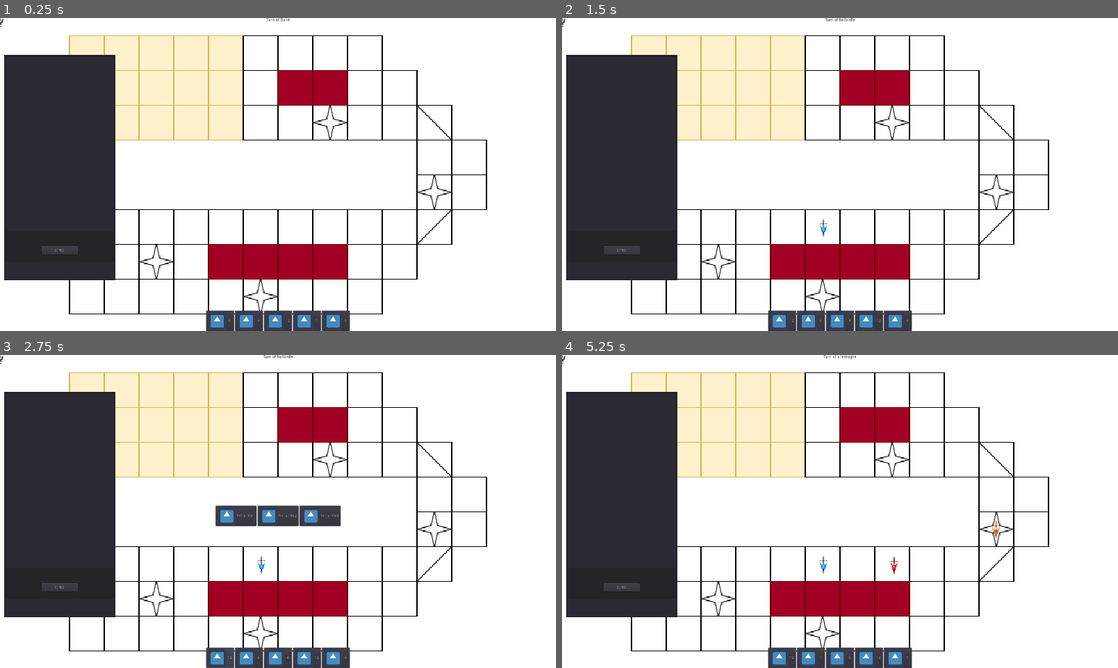
Above: before the commit, frames 1-4 (two rows, left to right).
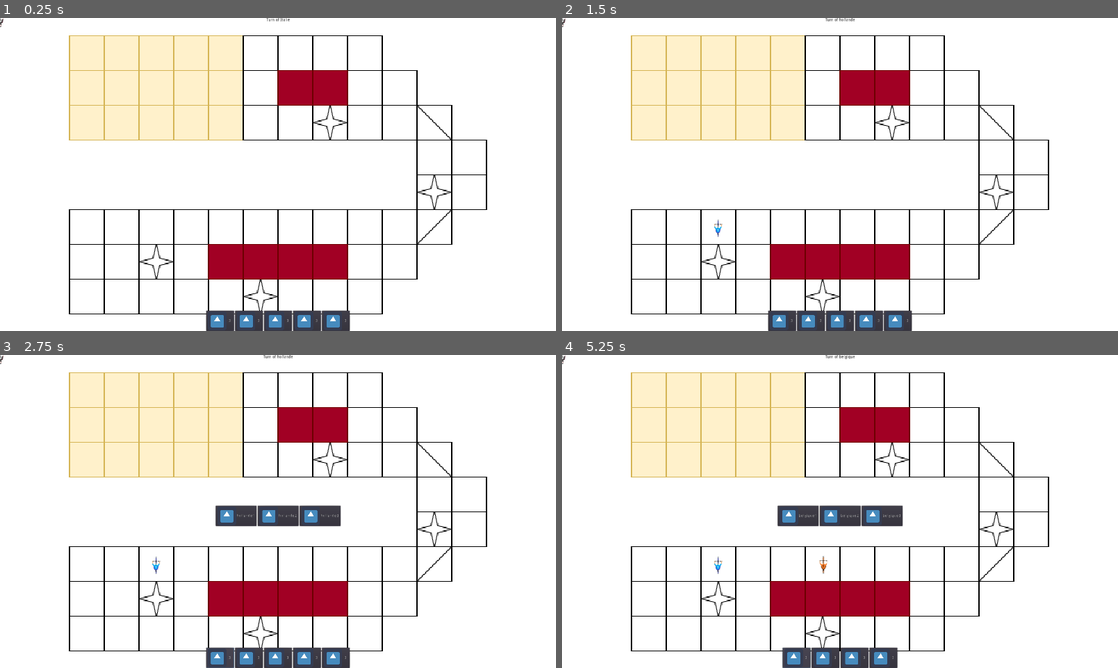
Above: after the commit, the same moments.

Repository: abarbieux/TIA-Prolog-Project
Game: Godot game, scene res://Main.tscn
Two runs of this game, one before a commit and one after it. Both use one fixed random seed, a clock stepped at 60 frames per second and the inputs below. The engine's default icon, where the game draws it, is replaced by a stand-in: a white triangle on a blue panel in a dark square.
Inputs (mouse positions are in pixels of both pictures, inside the frame that each line leads up to):
- Up to frame 1 (0.25 s): no input
- Up to frame 2 (1.5 s): click (784, 321) at 0.5 s, where only the run before the commit has a clickable "6"; click "italie1" at 1.25 s
- Up to frame 3 (2.75 s): click (222, 658) at 2 s, where only the run before the commit has a clickable "12"
- Up to frame 4 (5.25 s): click "hollande1" at 2.75 s; click (784, 658) at 3.5 s, where only the run before the commit has a clickable "8"; click (795, 514) at 4.25 s, where only the run before the commit has a clickable "belgique1"; click (795, 658) at 5 s, where only the run after the commit has a clickable "3"

The runs differ from the first frame. In frame 1, 14% of the frame differs, in the area x 0-63%, y 11-98%; in frame 2, 14%; in frame 3, 14%; in frame 4, 17%, in the area x 0-79%, y 0-100%.

Commit message:
Add fall and question_case

Diff:
--- a/Main.gd
+++ b/Main.gd
@@ -16,6 +16,7 @@
 
 var _Deck : Deck
 signal Change_turn(Team)
+var Turn_already_past : bool = false
 
 # Called when the node enters the scene tree for the first time.
 func _ready() -> void:
@@ -70,9 +71,8 @@
 
 	player_selected.position = _path.get_child(player_selected.CurrentCase.y).curve.get_point_position(player_selected.CurrentCase.x)
 
-#	if _A_Star.Chemins[New_Pos[1]][New_Pos[0]] == 2 :
-#		print("here")
-#		Question_Mark_Case(index,value)
+	if _A_Star.Chemins[New_Pos[1]][New_Pos[0]] == 2 :
+		Question_Mark_Case(index,value)
 
 	for child in $Current_Cards.get_children():
 		child.queue_free()
@@ -80,15 +80,15 @@
 	_Deck._cards.append(value)
 	_Deck.Empty_Deck_check()
 
-	_country_turn_index += 1
-	if _country_turn_index > Countries.size() - 1:
-		_country_turn_index = 0
-	emit_signal("Change_turn",Countries[_country_turn_index])
+	if Turn_already_past == false:
+		Turn_already_past = true
+		Pass_Turn()
 	Display_deck_button()
 
 
 
 func choose_player(value, index):
+	Turn_already_past = false
 	for kids in $ChoosePlayer.get_children() :
 		kids.queue_free()
 	var cyclistes_movable : Array = select_last_cyclist_movable(Countries[_country_turn_index])
@@ -119,26 +119,25 @@
 	for Teamate in Team_list:
 		player_selected = Teamate
 		var Place : Vector2 = player_selected.CurrentCase
-		if Place.x < Last :
-			for carte in _Deck.Deck_Carte_Player[_country_turn_index]:
-				if Get_All_Path_Available(carte).size() != 0:
-					Last = Place.x
-					chosen_teamates = [Teamate]
-					break
-		elif Place.x == Last :
-			for carte in _Deck.Deck_Carte_Player[_country_turn_index]:
-				if Get_All_Path_Available(carte).size() != 0:
-					chosen_teamates.append(Teamate)
-					break
+		if player_selected.Fall == false :
+			if Place.x < Last :
+				for carte in _Deck.Deck_Carte_Player[_country_turn_index]:
+					if Get_All_Path_Available(carte).size() != 0:
+						Last = Place.x
+						chosen_teamates = [Teamate]
+						break
+			elif Place.x == Last :
+				for carte in _Deck.Deck_Carte_Player[_country_turn_index]:
+					if Get_All_Path_Available(carte).size() != 0:
+						chosen_teamates.append(Teamate)
+						break
 	if chosen_teamates != []:
 		return chosen_teamates
 	$PassTour.show()
-	_country_turn_index += 1
-	if _country_turn_index > Countries.size() - 1:
-		_country_turn_index = 0
+
 	for child in $Current_Cards.get_children():
 		child.queue_free()
-	emit_signal("Change_turn",Countries[_country_turn_index])
+	Pass_Turn()
 
 	Display_deck_button()
 	return []
@@ -170,43 +169,76 @@
 
 func Question_Mark_Case(index,value) :
 	var surprise_movment: int = randi() % 7 - 3
+	surprise_movment = 3
+	if surprise_movment == 0 :
+		return
 	var New_pos : Vector2 = player_selected.CurrentCase + Vector2(surprise_movment,0)
+	var Occupied_List : Array = []
 
 	var _clamp = clamp(player_selected.CurrentCase.x + value,0, _A_Star.CheminA.size()-1)
 	for Chemin_Chosen in _A_Star.Chemins.size():
 		if _A_Star.Chemins[Chemin_Chosen][_clamp] == 0 || _A_Star.Chemins[Chemin_Chosen][_clamp] == 2:
-			var Best_Path:Array = _A_Star._get_path(player_selected.CurrentCase, Vector2(_clamp, Chemin_Chosen))
-			var New_Pos : Vector2 = Best_Path[-1]
+			var Check_player_already_here = false
+			for cycliste in _Players:
+				if Vector2(_clamp, Chemin_Chosen) == cycliste.CurrentCase :
+					Check_player_already_here = true
+					Occupied_List.append(cycliste)
+
+			if !Check_player_already_here:
+				var Best_Path:Array = _A_Star._get_path(player_selected.CurrentCase, Vector2(_clamp, Chemin_Chosen))
+				if Best_Path != []:
+					var New_Pos : Vector2 = Best_Path[-1]
+					MovePlayer(New_Pos, index,value)
+					print("succes")
+					return
+			else :
+				print("deja la" , player_selected, player_selected.CurrentCase)
+	Occupied_List.append(player_selected)
+	print(Occupied_List,"Occupied_List")
+	fall(Occupied_List)
+
+#	var _clamp = clamp(player_selected.CurrentCase.x + value,0, _A_Star.CheminA.size()-1)
+#	for Chemin_Chosen in _A_Star.Chemins.size():
+#		if _A_Star.Chemins[Chemin_Chosen][_clamp] == 0 || _A_Star.Chemins[Chemin_Chosen][_clamp] == 2:
+#			var Best_Path:Array = _A_Star._get_path(player_selected.CurrentCase, Vector2(_clamp, Chemin_Chosen))
+#			var New_Pos : Vector2 = Best_Path[-1]
 	# attention le chemin retourner peut etre vide -> prendre en compte le cas du crash
 
 
-	check_neighbor(New_pos)
-	player_selected.CurrentCase = New_pos
-	player_selected.position = _path.get_child(player_selected.CurrentCase.y).curve.get_point_position(player_selected.CurrentCase.x)
-	print("player.CurrentCase",player_selected.CurrentCase)
-	print("player_selected.position ", _path.get_child(player_selected.CurrentCase.y).curve.get_point_position(player_selected.CurrentCase.x))
-
-
-func fall():
-	pass
-
-func check_neighbor(New_pos):
-	for player in _Players :
-		if player.CurrentCase == New_pos :
-			print("player.CurrentCase == New_pos", _A_Star.Chemins[New_pos[1]][New_pos[0]+1])
-			if _A_Star.Chemins[New_pos[1]][New_pos[0]+1] == 1:
-				print("fall")
-				fall()
-				return
-			else :
-				check_neighbor(Vector2(New_pos[0], New_pos[1]+1))
-				print("new-pos",New_pos)
-				print("new-pos2",Vector2(New_pos[0], New_pos[1]+1))
-				player.CurrentCase = Vector2(New_pos[0], New_pos[1]+1)
-				player.position = _path.get_child(player.CurrentCase.y).curve.get_point_position(player.CurrentCase.x)
-				print("player.CurrentCase",player.CurrentCase)
-				print("player_selected.position ", _path.get_child(player.CurrentCase.y).curve.get_point_position(player.CurrentCase.x))
-				break
+#	check_neighbor(New_pos)
+#	player_selected.CurrentCase = New_pos
+#	player_selected.position = _path.get_child(player_selected.CurrentCase.y).curve.get_point_position(player_selected.CurrentCase.x)
+#	print("player.CurrentCase",player_selected.CurrentCase)
+#	print("player_selected.position ", _path.get_child(player_selected.CurrentCase.y).curve.get_point_position(player_selected.CurrentCase.x))
+
+
+func fall(To_fall : Array):
+	print("fall")
+	var fall_case_x =  To_fall[0].CurrentCase.x
+	for Cyclist in To_fall :
+		Cyclist.Fall = true
+		Cyclist.Counter_Fall = 4
+		Cyclist.CurrentCase = Vector2(fall_case_x,_A_Star.Chemins.size()-1)
+		Cyclist.position = _path.get_child(Cyclist.CurrentCase.y).curve.get_point_position(Cyclist.CurrentCase.x)
+		print(Cyclist)
+
+#func check_neighbor(New_pos):
+#	for player in _Players :
+#		if player.CurrentCase == New_pos :
+#			print("player.CurrentCase == New_pos", _A_Star.Chemins[New_pos[1]][New_pos[0]+1])
+#			if _A_Star.Chemins[New_pos[1]][New_pos[0]+1] == 1:
+#				print("fall")
+#				fall(_Players) #juste pour eviter l'erreur à changer
+#				return
+#			else :
+#				check_neighbor(Vector2(New_pos[0], New_pos[1]+1))
+#				print("new-pos",New_pos)
+#				print("new-pos2",Vector2(New_pos[0], New_pos[1]+1))
+#				player.CurrentCase = Vector2(New_pos[0], New_pos[1]+1)
+#				player.position = _path.get_child(player.CurrentCase.y).curve.get_point_position(player.CurrentCase.x)
+#				print("player.CurrentCase",player.CurrentCase)
+#				print("player_selected.position ", _path.get_child(player.CurrentCase.y).curve.get_point_position(player.CurrentCase.x))
+#				break
 func Get_All_Path_Available(value):
 	var _clamp = clamp(player_selected.CurrentCase.x + value,0, _A_Star.CheminA.size()-1)
 	for Chemin_Chosen in _A_Star.Chemins.size():
@@ -231,3 +263,18 @@
 func _notification(what):
 	if what == MainLoop.NOTIFICATION_WM_QUIT_REQUEST:
 		OS.execute("taskkill", ["/im", "swipl.exe", "/F"], false)
+
+func Pass_Turn():
+	for player in _Players:
+		if player.Counter_Fall != 0:
+			player.Counter_Fall -= 1
+			if  player.Counter_Fall == 0 :
+				player.Fall = false
+
+
+			print("player.Counter_Fall",player.Counter_Fall,player)
+
+	_country_turn_index += 1
+	if _country_turn_index > Countries.size() - 1:
+		_country_turn_index = 0
+	emit_signal("Change_turn",Countries[_country_turn_index])
--- a/Main.tscn
+++ b/Main.tscn
@@ -18,6 +18,11 @@
 [sub_resource type="Curve2D" id=3]
 _data = {
 "points": PoolVector2Array( 0, 0, 0, 0, 174, 963, 0, 0, 0, 0, 285, 961, 0, 0, 0, 0, 412, 961, 0, 0, 0, 0, 526, 963, 0,  …(471 unchanged characters)…
+}
+
+[sub_resource type="Curve2D" id=4]
+_data = {
+"points": PoolVector2Array( 0, 0, 0, 0, 189, 1022, 0, 0, 0, 0, 301, 1030, 0, 0, 0, 0, 404, 1030, 0, 0, 0, 0, 520, 1030, 0, 0, 0, 0, 673, 1032, 0, 0, 0, 0, 770, 1037, 0, 0, 0, 0, 893, 1037, 0, 0, 0, 0, 1001, 1037, 0, 0, 0, 0, 1121, 1037, 0, 0, 0, 0, 1255, 1039, 0, 0, 0, 0, 1384, 961, 0, 0, 0, 0, 1506, 857, 0, 0, 0, 0, 1710, 606, 0, 0, 0, 0, 1710, 464, 0, 0, 0, 0, 1521, 264, 0, 0, 0, 0, 1384, 121, 0, 0, 0, 0, 1252, 24, 0, 0, 0, 0, 1135, 24, 0, 0, 0, 0, 1055, 24, 0, 0, 0, 0, 897, 32, 0, 0, 0, 0, 784, 26, 0, 0, 0, 0, 641, 35, 0, 0, 0, 0, 541, 32, 0, 0, 0, 0, 435, 28, 0, 0, 0, 0, 295, 26 )
 }
 
 [node name="Main" type="Control"]
@@ -53,6 +58,9 @@
 
 [node name="C" type="Path2D" parent="Paths"]
 curve = SubResource( 3 )
+
+[node name="D" type="Path2D" parent="Paths"]
+curve = SubResource( 4 )
 
 [node name="Italie_Info" type="VBoxContainer" parent="."]
 anchor_left = 1.0
@@ -152,6 +160,7 @@
 Votre tour va être passé"
 
 [node name="Panel" type="Panel" parent="."]
+visible = false
 margin_left = 15.0
 margin_top = 127.0
 margin_right = 398.0
--- a/Scripts/AStar.gd
+++ b/Scripts/AStar.gd
@@ -5,7 +5,7 @@
 var CheminA = [0,0,0,0,0,0,0,0,0,0,0,0,2,0,0,0,0,2,0,0,0,0,0,0,0 ]
 var CheminB = [0,0,0,2,0,1,1,1,1,0,1,1,1,1,1,1,0,1,1,0,0,0,0,0,0 ]
 var CheminC = [0,0,0,0,0,0,2,0,0,0,0,0,0,0,0,0,0,0,0,0,0,0,0,0,0 ]
-
+var CheminD = [1,1,1,1,1,1,1,1,1,1,1,1,1,1,1,1,1,1,1,1,1,1,1,1,1 ]
 # ligne jaune
 #var CheminA = [1,1,1,1,1,1,1,1,1,1,1,1,1,1,1,1,1,1,0,0,0,0,0,0,0,0,0,0,0,0,0,0,0,0,0,1,1,1,1,1,1,1,1,1,1,1,1,1,1,1,1,1,1,1,1,1,1,1,1,1,1,1,1,1,1,1,1,1,1,1,1,1,1,1,1,1,1,1,1,1,1,1,1,1,1,1,1,1,1,1,1,1,1,1,1]
 # ligne verte
@@ -17,7 +17,7 @@
 # ligne noire
 #var CheminF = [1,1,1,1,1,1,1,1,1,1,1,1,1,1,1,1,1,1,1,1,1,1,1,1,1,1,1,1,1,1,1,1,1,1,1,1,1,1,1,1,1,1,1,1,1,1,1,1,1,1,1,1,1,1,1,1,1,1,1,1,1,1,1,1,1,1,1,1,1,1,1,1,1,1,1,1,1,1,1,1,1,1,1,1,1,1,1,1,1,1,1,1,1,1,1]
 
-var Chemins = [CheminA, CheminB, CheminC]
+var Chemins = [CheminA, CheminB, CheminC, CheminD]
 var used_cells = []
 
 var pos = [0, 0]
@@ -40,10 +40,6 @@
 	_add_points()
 	_connect_points()
 
-	_get_path(Vector2(1,1), Vector2(2,0))
-
-	print(path)
-
 func _add_points():
 	for cell in used_cells:
 		astar.add_point(id(cell), cell, 1.0)
@@ -61,6 +57,18 @@
 				astar.connect_points(id(cell), id(next_cell), false)
 
 func _get_path(start,end):
+	if Chemins[start.y][start.x] == 1:
+		var not_way_available : bool = true
+		for chemin in Chemins :
+			if chemin[start.x] != 1 and not_way_available == true:
+				start = Vector2(start.x,Chemins.find(chemin))
+				not_way_available = false
+
+		if not_way_available == true :
+			print("there is a problem with your map, your not suppose to be here")
+			return []
+
+
 	path = astar.get_point_path(id(start), id(end))
 	if path.size() != 0:
 		path.remove(0)
--- a/Scripts/Cycliste.gd
+++ b/Scripts/Cycliste.gd
@@ -4,6 +4,8 @@
 var CurrentCase:Vector2 = Vector2.ZERO
 var Pays:String = "belgique" # cas par default
 var numero:int = 1
+var Fall:bool = false
+var Counter_Fall:int = 0
 
 func _ready() -> void:
 	texture = load("res://Picture/Cyclistes/" + Pays + "_" + str(numero) + ".png")
--- a/Scripts/Deck.gd
+++ b/Scripts/Deck.gd
@@ -11,7 +11,7 @@
 
 	for i in range(1, NumberOfValue + 1):
 		for j in range(1, MaxNumberOfValue + 1):
-			_cards.append(i)
+			_cards.append(3)
 
 	print(_cards)
 
Not shown, changed: .mono/assemblies/Debug/GodotSharp.xml
Not shown, changed: .mono/assemblies/Debug/GodotSharpEditor.xml
Not shown, changed: .mono/assemblies/Debug/api_hash_cache.cfg
Not shown, added: .mono/metadata/ide_messaging_meta.txt
Not shown: 1 places in Main.tscn that only renumber resources
Not shown, changed: .mono/assemblies/Debug/GodotSharp.dll
Not shown, changed: .mono/assemblies/Debug/GodotSharp.pdb
Not shown, changed: .mono/assemblies/Debug/GodotSharpEditor.dll
Not shown, changed: .mono/assemblies/Debug/GodotSharpEditor.pdb
